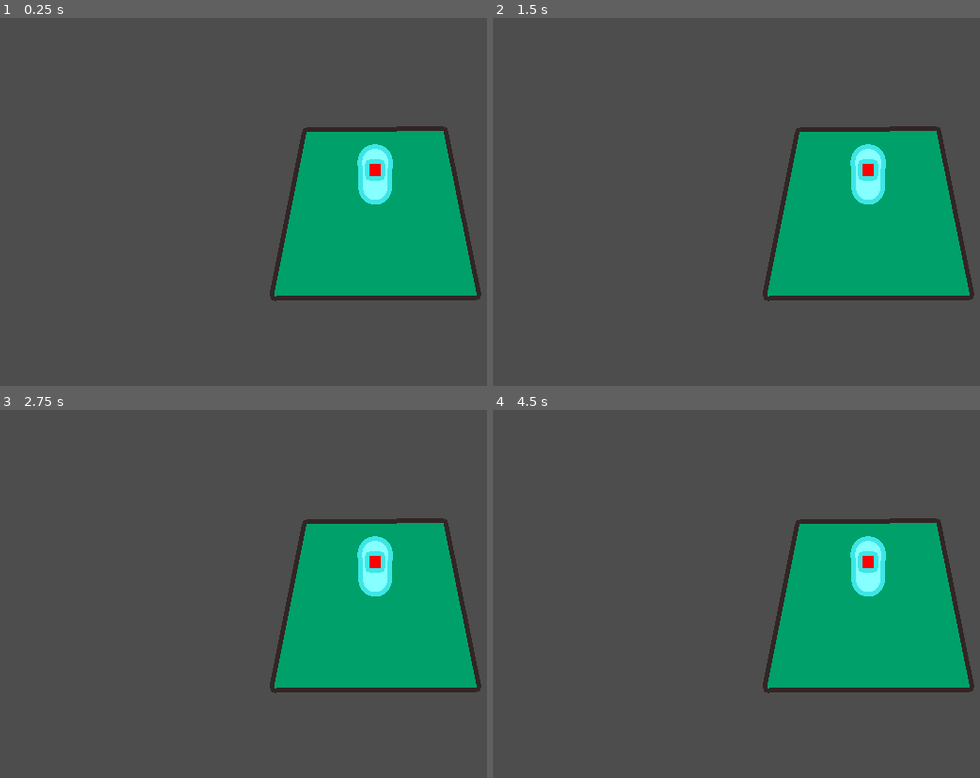
Above: before the commit, frames 1-4 (two rows, left to right).
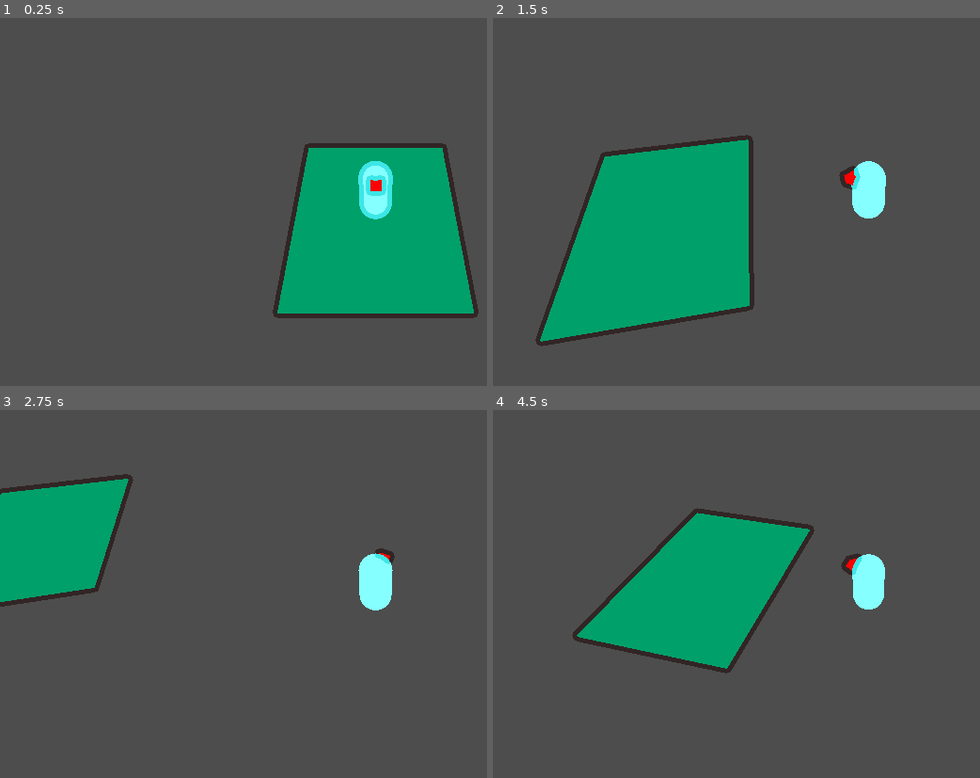
Above: after the commit, the same moments.

Repository: Kaplin86/Router-Rebellion
Game: Godot game, scene res://scenes/testing.tscn
Two runs of this game, one before a commit and one after it. Both use one fixed random seed, a clock stepped at 60 frames per second and the inputs below.
Inputs (mouse positions are in pixels of both pictures, inside the frame that each line leads up to):
- Up to frame 1 (0.25 s): no input
- Up to frame 2 (1.5 s): tap Enter at 0.5 s; move the mouse to (outside the picture) at 0.52 s; hold D (east, bound only after the commit) 0.53-1.28 s; tap Alt at 0.6 s; move the mouse to (717, 213) at 1.27 s; hold S (south, bound only after the commit) from 1.28 s (still down); tap Shift at 1.35 s
- Up to frame 3 (2.75 s): move the mouse to (452, 490) at 2.02 s; release S (south, bound only after the commit) at 2.03 s; hold D (east, bound only after the commit) from 2.03 s (still down); tap Alt at 2.1 s
- Up to frame 4 (4.5 s): move the mouse to (829, 667) at 2.77 s; release D (east, bound only after the commit) at 2.78 s; hold W (north, bound only after the commit) 2.78-3.53 s; tap Shift at 2.85, 4.35 s; move the mouse to (outside the picture) at 3.52 s; hold A (west, bound only after the commit) from 3.53 s (still down); tap Alt at 3.6 s; move the mouse to (643, 520) at 4.27 s

The runs differ from the first frame. In frame 1, 7.0% of the frame differs, in the area x 55-99%, y 29-82%; in frame 2, 36%, in the area x 8-99%, y 29-90%; in frame 3, 25%; in frame 4, 29%.

Commit message:
added player controls

Diff:
--- a/project.godot
+++ b/project.godot
@@ -19,6 +19,41 @@
 
 enabled=PackedStringArray("res://addons/godot_super-wakatime/plugin.cfg")
 
+[input]
+
+north={
+"deadzone": 0.2,
+"events": [Object(InputEventKey,"resource_local_to_scene":false,"resource_name":"","device":-1,"window_id":0,"alt_pressed":false,"shift_pressed":false,"ctrl_pressed":false,"meta_pressed":false,"pressed":false,"keycode":0,"physical_keycode":87,"key_label":0,"unicode":119,"location":0,"echo":false,"script":null)
+, Object(InputEventKey,"resource_local_to_scene":false,"resource_name":"","device":-1,"window_id":0,"alt_pressed":false,"shift_pressed":false,"ctrl_pressed":false,"meta_pressed":false,"pressed":false,"keycode":87,"physical_keycode":0,"key_label":0,"unicode":119,"location":0,"echo":false,"script":null)
+, Object(InputEventJoypadMotion,"resource_local_to_scene":false,"resource_name":"","device":-1,"axis":1,"axis_value":-1.0,"script":null)
+, Object(InputEventKey,"resource_local_to_scene":false,"resource_name":"","device":-1,"window_id":0,"alt_pressed":false,"shift_pressed":false,"ctrl_pressed":false,"meta_pressed":false,"pressed":false,"keycode":4194320,"physical_keycode":0,"key_label":0,"unicode":0,"location":0,"echo":false,"script":null)
+]
+}
+east={
+"deadzone": 0.2,
+"events": [Object(InputEventKey,"resource_local_to_scene":false,"resource_name":"","device":-1,"window_id":0,"alt_pressed":false,"shift_pressed":false,"ctrl_pressed":false,"meta_pressed":false,"pressed":false,"keycode":0,"physical_keycode":68,"key_label":0,"unicode":68,"location":0,"echo":false,"script":null)
+, Object(InputEventKey,"resource_local_to_scene":false,"resource_name":"","device":-1,"window_id":0,"alt_pressed":false,"shift_pressed":false,"ctrl_pressed":false,"meta_pressed":false,"pressed":false,"keycode":68,"physical_keycode":0,"key_label":0,"unicode":68,"location":0,"echo":false,"script":null)
+, Object(InputEventJoypadMotion,"resource_local_to_scene":false,"resource_name":"","device":-1,"axis":0,"axis_value":1.0,"script":null)
+, Object(InputEventKey,"resource_local_to_scene":false,"resource_name":"","device":-1,"window_id":0,"alt_pressed":false,"shift_pressed":false,"ctrl_pressed":false,"meta_pressed":false,"pressed":false,"keycode":4194321,"physical_keycode":0,"key_label":0,"unicode":0,"location":0,"echo":false,"script":null)
+]
+}
+south={
+"deadzone": 0.2,
+"events": [Object(InputEventKey,"resource_local_to_scene":false,"resource_name":"","device":-1,"window_id":0,"alt_pressed":false,"shift_pressed":false,"ctrl_pressed":false,"meta_pressed":false,"pressed":false,"keycode":0,"physical_keycode":83,"key_label":0,"unicode":115,"location":0,"echo":false,"script":null)
+, Object(InputEventKey,"resource_local_to_scene":false,"resource_name":"","device":-1,"window_id":0,"alt_pressed":false,"shift_pressed":false,"ctrl_pressed":false,"meta_pressed":false,"pressed":false,"keycode":83,"physical_keycode":0,"key_label":0,"unicode":115,"location":0,"echo":false,"script":null)
+, Object(InputEventJoypadMotion,"resource_local_to_scene":false,"resource_name":"","device":-1,"axis":1,"axis_value":1.0,"script":null)
+, Object(InputEventKey,"resource_local_to_scene":false,"resource_name":"","device":-1,"window_id":0,"alt_pressed":false,"shift_pressed":false,"ctrl_pressed":false,"meta_pressed":false,"pressed":false,"keycode":4194322,"physical_keycode":0,"key_label":0,"unicode":0,"location":0,"echo":false,"script":null)
+]
+}
+west={
+"deadzone": 0.2,
+"events": [Object(InputEventKey,"resource_local_to_scene":false,"resource_name":"","device":-1,"window_id":0,"alt_pressed":false,"shift_pressed":false,"ctrl_pressed":false,"meta_pressed":false,"pressed":false,"keycode":0,"physical_keycode":65,"key_label":0,"unicode":97,"location":0,"echo":false,"script":null)
+, Object(InputEventKey,"resource_local_to_scene":false,"resource_name":"","device":-1,"window_id":0,"alt_pressed":false,"shift_pressed":false,"ctrl_pressed":false,"meta_pressed":false,"pressed":false,"keycode":65,"physical_keycode":0,"key_label":0,"unicode":97,"location":0,"echo":false,"script":null)
+, Object(InputEventJoypadMotion,"resource_local_to_scene":false,"resource_name":"","device":-1,"axis":0,"axis_value":-1.0,"script":null)
+, Object(InputEventKey,"resource_local_to_scene":false,"resource_name":"","device":-1,"window_id":0,"alt_pressed":false,"shift_pressed":false,"ctrl_pressed":false,"meta_pressed":false,"pressed":false,"keycode":4194319,"physical_keycode":0,"key_label":0,"unicode":0,"location":0,"echo":false,"script":null)
+]
+}
+
 [physics]
 
 3d/physics_engine="Jolt Physics"
--- a/scenes/player.tscn
+++ b/scenes/player.tscn
@@ -1,4 +1,6 @@
 [gd_scene format=3 uid="uid://udplv28tkqr7"]
+
+[ext_resource type="Script" uid="uid://dtvjym4oskwtc" path="res://scripts/player.gd" id="1_3vyb7"]
 
 [sub_resource type="CapsuleShape3D" id="CapsuleShape3D_u8vuu"]
 
@@ -16,6 +18,7 @@
 disable_receive_shadows = true
 
 [node name="CharacterBody3D" type="CharacterBody3D" unique_id=1044230419]
+script = ExtResource("1_3vyb7")
 
 [node name="CollisionShape3D" type="CollisionShape3D" parent="." unique_id=1476395849]
 shape = SubResource("CapsuleShape3D_u8vuu")
@@ -26,7 +29,7 @@
 surface_material_override/0 = SubResource("StandardMaterial3D_3vyb7")
 
 [node name="MeshInstance3D2" type="MeshInstance3D" parent="." unique_id=419317927]
-transform = Transform3D(0.26129717, -0.16680466, 0, 0.16680466, 0.26129717, 0, 0, 0, 0.30999997, 0.50794655, 0.6428207, 0)
+transform = Transform3D(-1.1421661e-08, 7.2912627e-09, 0.30999994, 0.16680464, 0.26129714, 0, -0.26129714, 0.16680464, -1.3550528e-08, -0.016549349, 0.6428207, -0.48219895)
 cast_shadow = 0
 mesh = SubResource("PrismMesh_u8vuu")
 surface_material_override/0 = SubResource("StandardMaterial3D_u8vuu")
--- a/scenes/testing.tscn
+++ b/scenes/testing.tscn
@@ -26,7 +26,10 @@
 
 [node name="CharacterBody3D" parent="." unique_id=1044230419 instance=ExtResource("1_ryjsw")]
 transform = Transform3D(1, 0, 0, 0, 1, 0, 0, 0, 1, 0, 0.9069195, 0)
+drag = 7.0
 
-[node name="Camera3D" parent="." unique_id=1753978119 instance=ExtResource("2_pcu7d")]
+[node name="Camera3D" parent="." unique_id=1753978119 node_paths=PackedStringArray("targetObject") instance=ExtResource("2_pcu7d")]
 transform = Transform3D(0.0017857105, -0.6742739, 0.73847926, 0, 0.7384804, 0.67427504, -0.9999984, -0.0012040599, 0.0013187123, 9.731198, 9.185011, 0.0053244606)
 fov = 51.6
+targetObject = NodePath("../CharacterBody3D")
+speed = 3.0
--- a/scripts/cameraController.gd
+++ b/scripts/cameraController.gd
@@ -2,8 +2,9 @@
 
 @export var targetObject : Node3D
 @export var offset : Vector3 = Vector3.ZERO
+@export var speed : float = 1
 
 func _process(delta):
 	if targetObject:
-		global_position = lerp(position, targetObject.global_position + offset, delta)
+		global_position = lerp(position, targetObject.global_position + offset, delta * speed)
 		look_at(targetObject.global_position)
--- /dev/null
+++ b/scripts/player.gd
@@ -0,0 +1,32 @@
+extends CharacterBody3D
+
+@export var playerSpeed : float = 6
+@export var drag : float = 2
+
+func _process(delta):
+	var inputLR = Input.get_axis("east","west")
+	var inputUD = Input.get_axis("north","south")
+
+	impulse(Vector3(inputUD,0,inputLR))
+	move_and_slide()
+	runDrag(delta)
+
+	turnToMouse()
+
+func impulse(movement : Vector3):
+	velocity += movement
+
+func runDrag(delta):
+	var newVelocity = Vector3(0,velocity.y,0)
+	velocity = lerp(velocity,newVelocity,delta * drag)
+
+func turnToMouse():
+	var mousePos = get_viewport().get_mouse_position()
+	var camera = get_viewport().get_camera_3d()
+
+	var dropPlane  = Plane(Vector3(0, 1,0), global_position.y)
+	var position3D = dropPlane.intersects_ray(camera.project_ray_origin(mousePos),camera.project_ray_normal(mousePos))
+
+	if position3D:
+		var newPosition = Vector3(position3D.x,global_position.y,position3D.z)
+		look_at(newPosition)
Not shown, added: scripts/player.gd.uid
